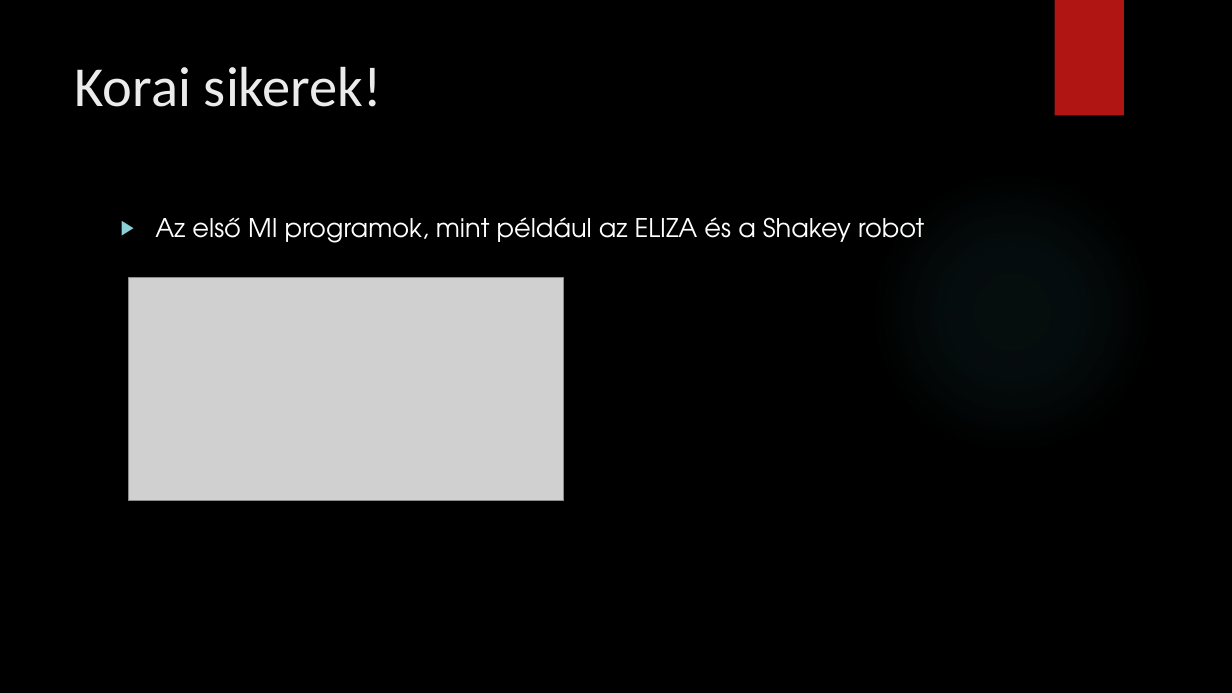
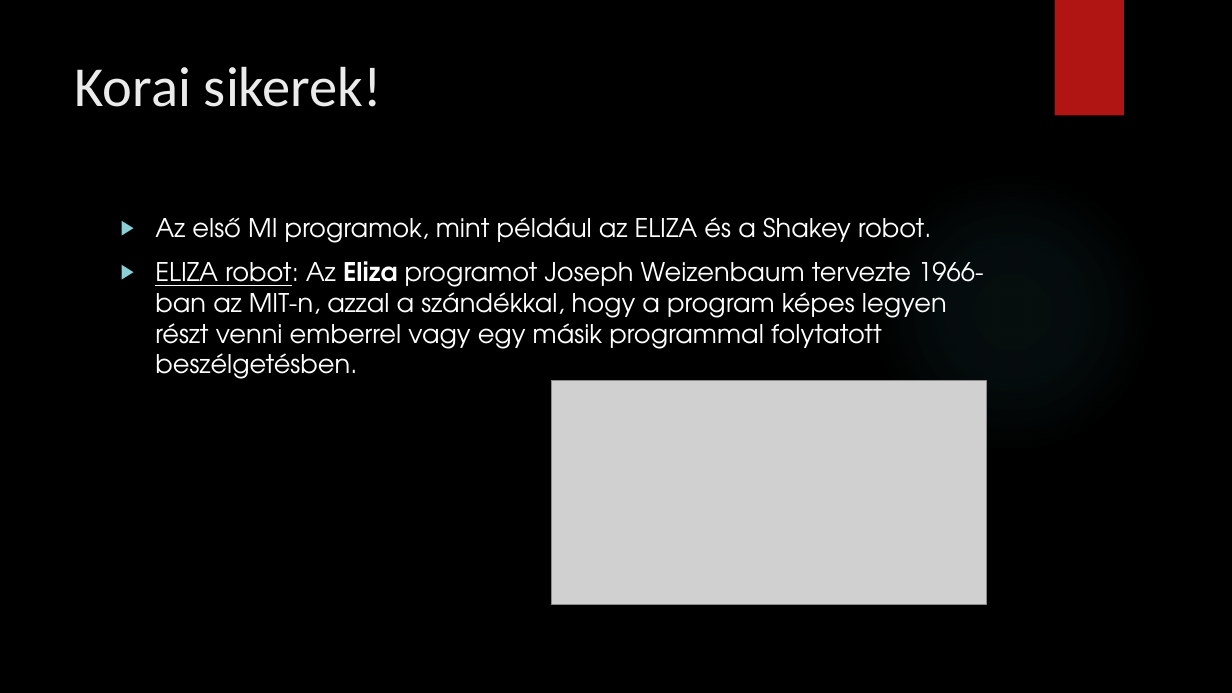
Before and after one commit to kizsi2024/12I-H, a slide deck: slide 6 of Dóra Marcell/A mesterséges inteligencia.pptx. Drawn at 1232x693 pixels with LibreOffice and Linux fonts; fonts in the diff are those of the drawing; grey boxes stand for pictures; background and template pictures are left out. Boxes give left, top, right and bottom in pixels: in the first picture for what was removed or moved away, otherwise in the second. Text is boxed around its words. In the diff, an @@ line names an element or a change of style, - is before the commit and + after.

```diff
--- a/Dóra Marcell/A mesterséges inteligencia.pptx
+++ b/Dóra Marcell/A mesterséges inteligencia.pptx
@@ text at [155, 217, 983, 379]: text changed @@
-▶ Az első MI programok, mint például az ELIZA és a Shakey robot
+▶ Az első MI programok, mint például az ELIZA és a Shakey robot.
+▶ ELIZA robot: Az Eliza programot Joseph Weizenbaum tervezte 1966-ban az MIT-n, azzal a szándékkal, hogy a program képes legyen részt venni emberrel vagy egy másik programmal folytatott beszélgetésben.
@@ picture: place and size @@
-picture at [128, 277, 564, 501]
+picture at [552, 381, 987, 604]
```
Also in this commit, not shown: 4 other slides changed, 1 other file.
